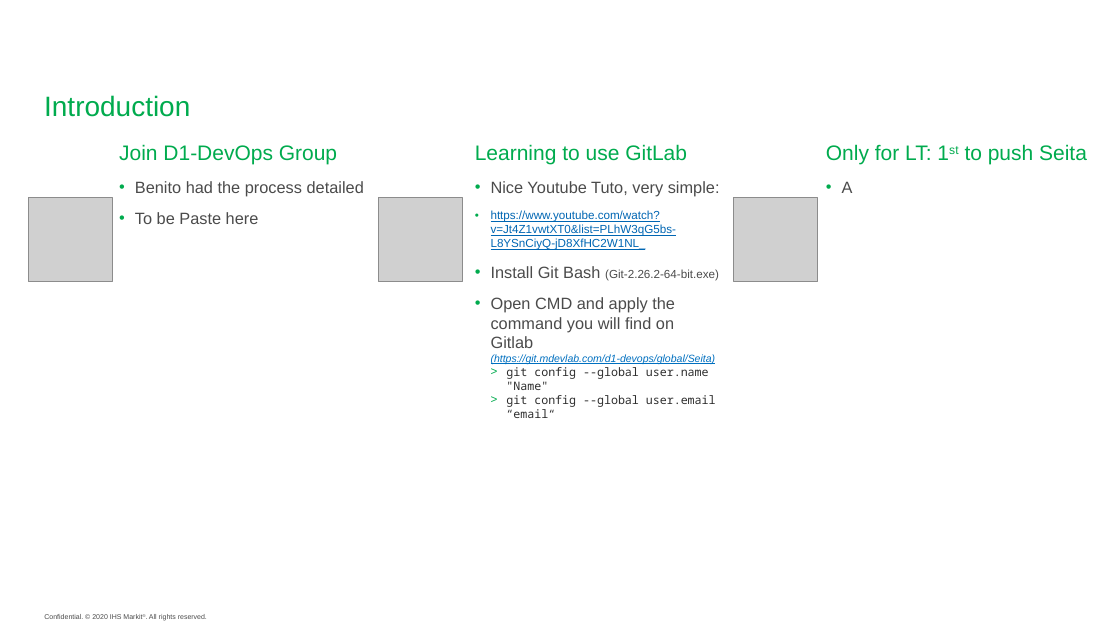
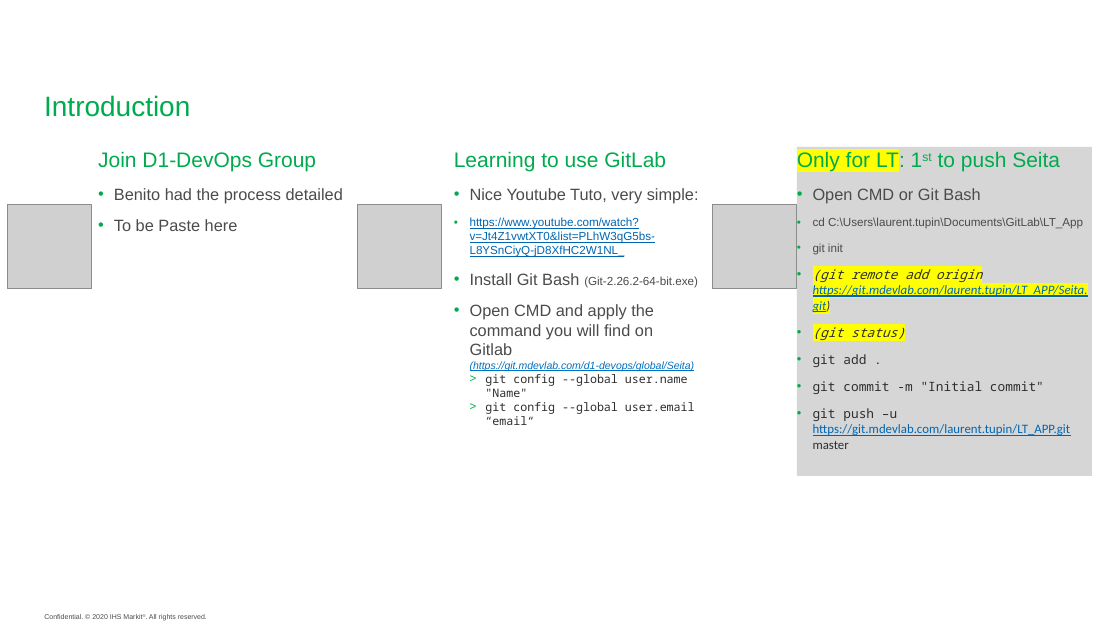
Before and after one commit to LaurentTupin/1_LearningPython, a slide deck: slide 9 of 1_CompanySave/IHSMarkit/Py_Package/Seita/Presentation_Seita.pptx. Drawn at 1120x630 pixels with LibreOffice and Linux fonts; fonts in the diff are those of the drawing; grey boxes stand for pictures; background and template pictures are left out. Boxes give left, top, right and bottom in pixels: in the first picture for what was removed or moved away, otherwise in the second. Text is boxed around its words. In the diff, an @@ line names an element or a change of style, - is before the commit and + after.

```diff
--- a/1_CompanySave/IHSMarkit/Py_Package/Seita/Presentation_Seita.pptx
+++ b/1_CompanySave/IHSMarkit/Py_Package/Seita/Presentation_Seita.pptx
@@ text "Join D1-DevOps Group": place and size @@
-text "Join D1-DevOps Group" at box(119, 144, 364, 224)
+text "Join D1-DevOps Group" at box(98, 151, 343, 231)
@@ text "Learning to use GitLab": place and size @@
-text "Learning to use GitLab" at box(475, 144, 720, 418)
+text "Learning to use GitLab" at box(454, 151, 699, 425)
@@ text "Only for LT: 1st to ...": place and size @@
-text "Only for LT: 1st to ..." at box(826, 144, 1087, 193)
+text "Only for LT: 1st to ..." at box(797, 147, 1091, 476)
@@ text "Only for LT: 1st to ..." at box(797, 147, 1091, 476): fill none to #D6D6D6 @@
@@ text at box(797, 151, 1060, 172): highlight none to #FFFF00 in "Only for LT:" @@
@@ 3 pictures: place and size @@
-3 pictures at box(29, 197, 818, 281)
+3 pictures at box(8, 205, 797, 289)
@@ text at box(813, 188, 1088, 449): text changed; size 14 to 11 pt; font Arial to Calibri; text colour #4B4B4B to #0066B3 @@
-• A
+• Open CMD or Git Bash
+• cd C:\Users\laurent.tupin\Documents\GitLab\LT_App
+• git init
+• (git remote add origin https://git.mdevlab.com/laurent.tupin/LT_APP/Seita.git)
+• (git status)
+• git add .
+• git commit -m "Initial commit"
+• git push –u https://git.mdevlab.com/laurent.tupin/LT_APP.git master
```
Also in this commit, not shown: 13 other files.
